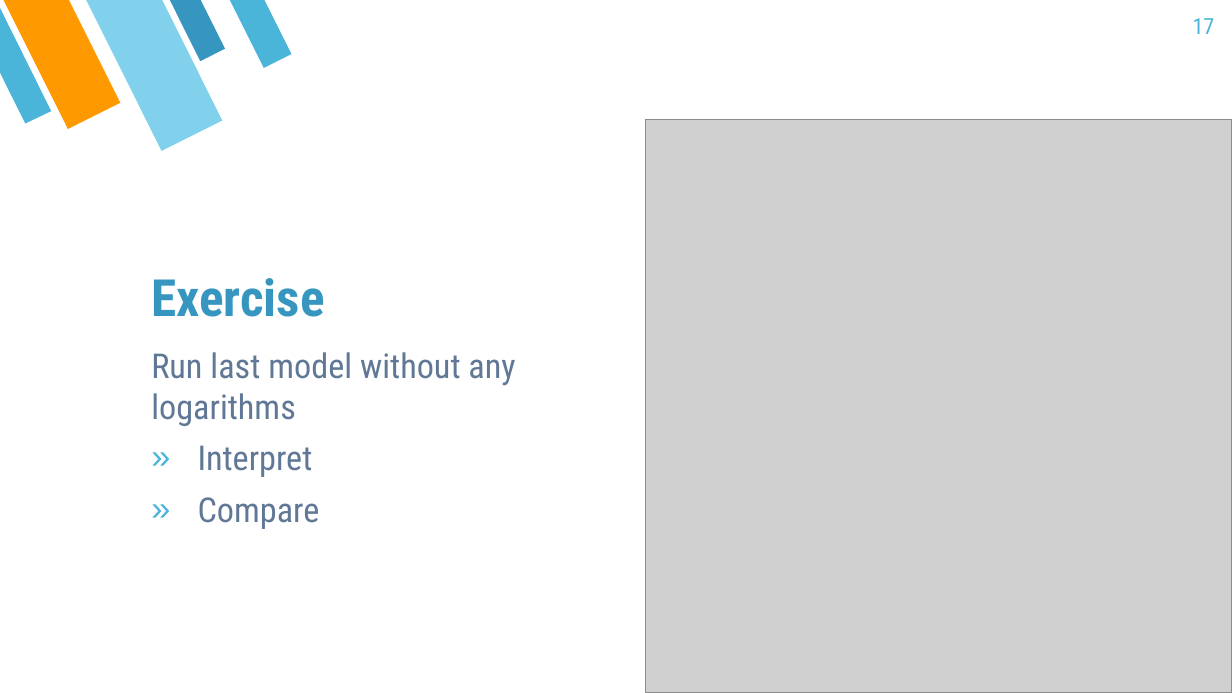
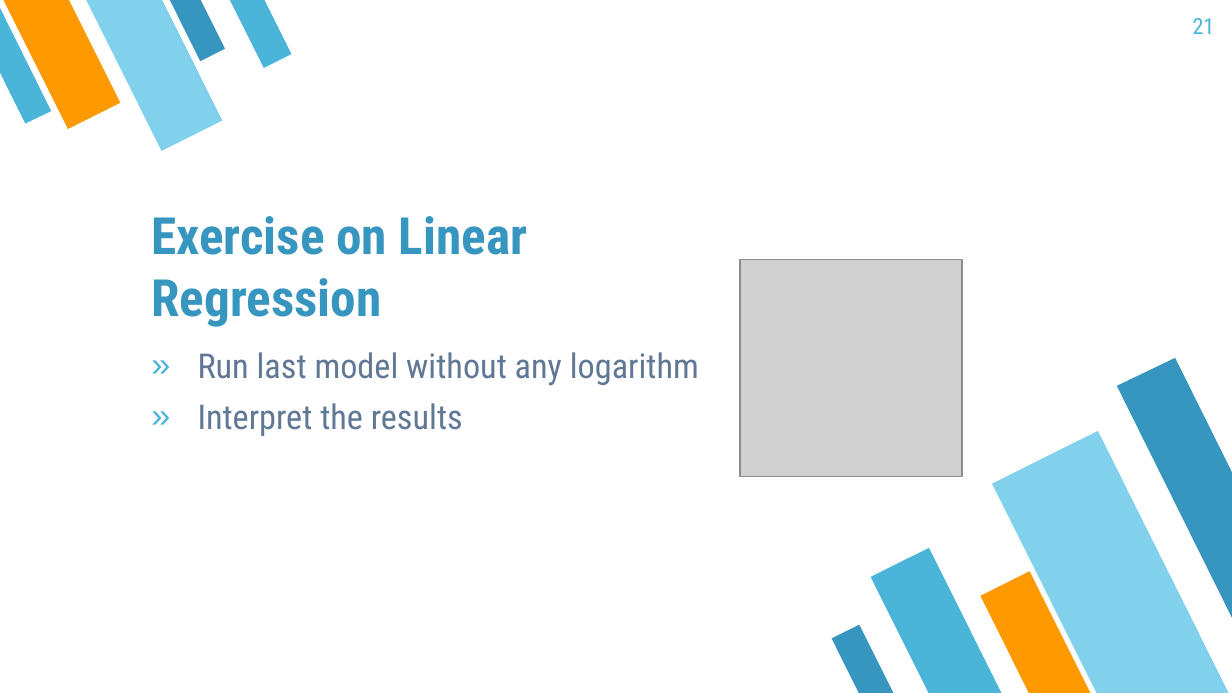
Before and after one commit to mayer79/ml_lecture, a slide deck: slide 21 of slides/DRAFT.pptx (slide 17 before the commit). Drawn at 1232x693 pixels with LibreOffice and Linux fonts; fonts in the diff are those of the drawing; grey boxes stand for pictures. Boxes give left, top, right and bottom in pixels: in the first picture for what was removed or moved away, otherwise in the second. Text is boxed around its words. In the diff, an @@ line names an element or a change of style, - is before the commit and + after.

Commit message:
reviewed linear regression

```diff
--- a/slides/DRAFT.pptx
+++ b/slides/DRAFT.pptx
@@ page number at (x1=1193, y1=18, x2=1215, y2=34): text changed @@
-17
+21
@@ title at (x1=151, y1=216, x2=527, y2=327): text changed @@
-Exercise
+Exercise on Linear Regression
@@ picture resized from (x1=646, y1=120, x2=1232, y2=692) to (x1=740, y1=260, x2=962, y2=477) @@
@@ text at (x1=198, y1=352, x2=699, y2=436): text changed @@
-Run last model without any logarithms
-» Interpret
-» Compare
+» Run last model without any logarithm
+» Interpret the results
```
Also in this commit, not shown: 24 other slides changed, 4 slides added, 2 other files.
